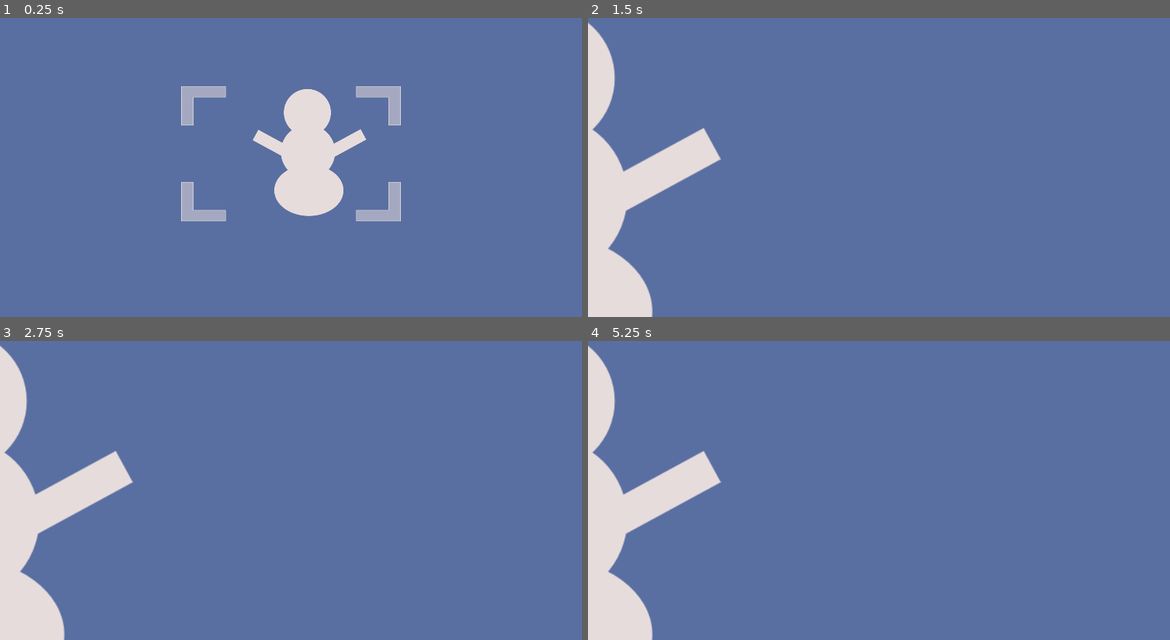
Above: before the commit, frames 1-4 (two rows, left to right).
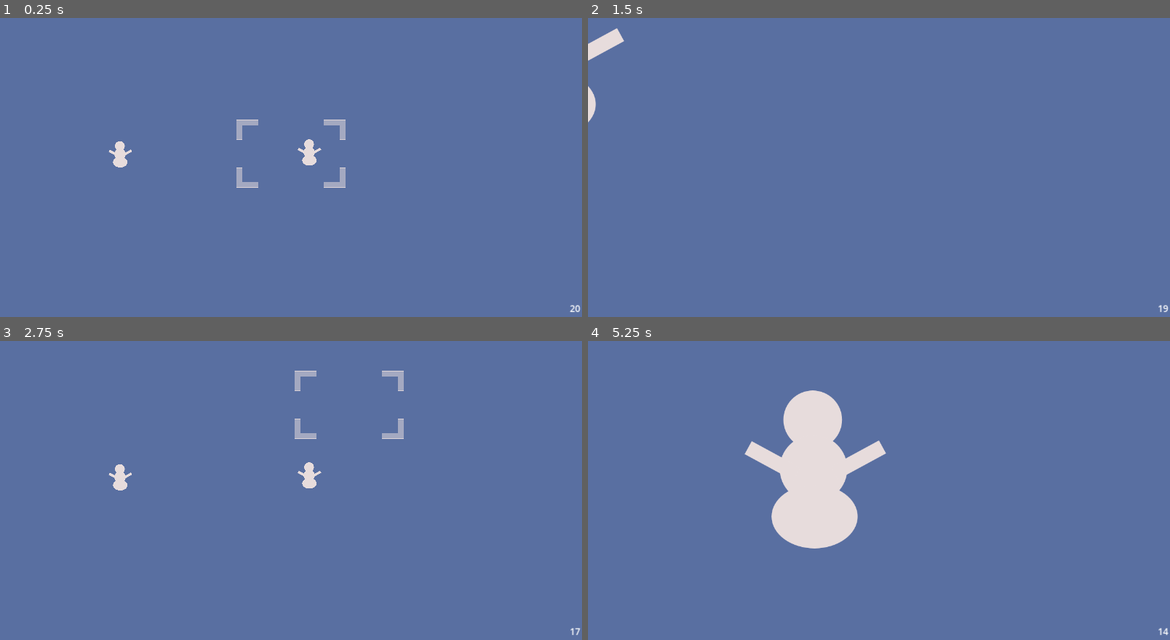
Above: after the commit, the same moments.

Repository: mathew-tran/cameragame
Game: Godot game, scene res://Main.tscn
Two runs of this game, one before a commit and one after it. Both use one fixed random seed, a clock stepped at 60 frames per second and the inputs below.
Inputs (mouse positions are in pixels of both pictures, inside the frame that each line leads up to):
- Up to frame 1 (0.25 s): no input
- Up to frame 2 (1.5 s): tap Enter at 0.5 s; move the mouse to (1007, 137) at 0.52 s; click (1007, 137) at 0.6 s; move the mouse to (762, 170) at 1.27 s; click (762, 170) at 1.35 s
- Up to frame 3 (2.75 s): move the mouse to (349, 403) at 2.02 s; click (349, 403) at 2.1 s
- Up to frame 4 (5.25 s): move the mouse to (849, 541) at 2.77 s; click (849, 541) at 2.85 s; move the mouse to (1053, 526) at 3.52 s; click (1053, 526) at 3.6 s; move the mouse to (704, 427) at 4.27 s; click (704, 427) at 4.35 s; move the mouse to (908, 475) at 5.02 s; click (908, 475) at 5.1 s

The runs differ from the first frame. In frame 1, 6.4% of the frame differs, in the area x 18-100%, y 22-99%; in frame 2, 7.4%; in frame 3, 8.0%; in frame 4, 14%, in the area x 0-100%, y 1-100%.

Commit message:
working on processing image for later

Diff:
--- a/Art/Clouds/SnowmanCloud.svg
+++ b/Art/Clouds/SnowmanCloud.svg
@@ -2,9 +2,9 @@
 <!-- Created with Inkscape (http://www.inkscape.org/) -->
 
 <svg
-   width="375.44421"
-   height="419.95972"
-   viewBox="0 0 99.33628 111.11434"
+   width="311.30029"
+   height="348.21033"
+   viewBox="0 0 82.364868 92.130649"
    version="1.1"
    id="svg1"
    inkscape:version="1.3.2 (091e20e, 2023-11-25, custom)"
@@ -26,9 +26,9 @@
      inkscape:pagecheckerboard="0"
      inkscape:deskcolor="#d1d1d1"
      inkscape:document-units="mm"
-     inkscape:zoom="1.0141844"
-     inkscape:cx="1150.6784"
-     inkscape:cy="197.69581"
+     inkscape:zoom="0.35856832"
+     inkscape:cx="1129.4919"
+     inkscape:cy="-729.28919"
      inkscape:window-width="1920"
      inkscape:window-height="1001"
      inkscape:window-x="-7"
@@ -41,41 +41,44 @@
      inkscape:label="Layer 1"
      inkscape:groupmode="layer"
      id="layer1"
-     transform="translate(-252.6951,-11.750607)">
+     transform="translate(-301.39573,-20.605267)">
     <circle
-       style="fill:#e7dcdc;fill-opacity:1;stroke:#e7dcdc;stroke-width:0.499999"
+       style="fill:#e7dcdc;fill-opacity:1;stroke:#e7dcdc;stroke-width:0.414575"
        id="path3"
-       cx="300.53705"
-       cy="32.349472"
-       r="20.348866" />
+       cx="341.06396"
+       cy="37.684853"
+       r="16.872297"
+       inkscape:export-filename="Clouds\SnowmanCloud.svg"
+       inkscape:export-xdpi="96"
+       inkscape:export-ydpi="96" />
     <circle
-       style="fill:#e7dcdc;fill-opacity:1;stroke:#e7dcdc;stroke-width:0.499999"
+       style="fill:#e7dcdc;fill-opacity:1;stroke:#e7dcdc;stroke-width:0.414575"
        id="path4"
-       cx="301.05884"
-       cy="66.786018"
-       r="23.47946" />
+       cx="341.49661"
+       cy="66.237968"
+       r="19.468035" />
     <ellipse
-       style="fill:#e7dcdc;fill-opacity:1;stroke:#e7dcdc;stroke-width:0.499999"
+       style="fill:#e7dcdc;fill-opacity:1;stroke:#e7dcdc;stroke-width:0.414575"
        id="path5"
-       cx="301.84146"
-       cy="100.4399"
-       rx="30.00153"
-       ry="22.175043" />
+       cx="342.14551"
+       cy="94.142151"
+       rx="24.875822"
+       ry="18.386477" />
     <rect
-       style="fill:#e7dcdc;fill-opacity:1;stroke:#e7dcdc;stroke-width:0.499999"
+       style="fill:#e7dcdc;fill-opacity:1;stroke:#e7dcdc;stroke-width:0.414575"
        id="rect5"
-       width="38.610664"
-       height="9.9135494"
-       x="243.62596"
-       y="207.24216"
+       width="32.014099"
+       height="8.2198372"
+       x="277.52127"
+       y="225.27336"
        transform="rotate(-28.541096)" />
     <rect
-       style="fill:#e7dcdc;fill-opacity:1;stroke:#e7dcdc;stroke-width:0.499999"
+       style="fill:#e7dcdc;fill-opacity:1;stroke:#e7dcdc;stroke-width:0.414575"
        id="rect6"
-       width="38.610664"
-       height="9.9135494"
-       x="249.24956"
-       y="71.317596"
+       width="32.014099"
+       height="8.2198372"
+       x="292.56378"
+       y="93.486893"
        transform="matrix(0.87847464,0.47778898,0.47778898,-0.87847464,0,0)" />
   </g>
 </svg>
--- a/Main.tscn
+++ b/Main.tscn
@@ -1,8 +1,13 @@
-[gd_scene load_steps=4 format=3 uid="uid://ctchhl40q778"]
+[gd_scene load_steps=7 format=3 uid="uid://ctchhl40q778"]
 
 [ext_resource type="Texture2D" uid="uid://cwhanm22q0hqm" path="res://Art/Backgrounds/ClearSky.svg" id="1_ybgpv"]
 [ext_resource type="PackedScene" uid="uid://bw7fwgd3ai1gw" path="res://Prefabs/PlayerCamera.tscn" id="2_8c0dv"]
 [ext_resource type="Texture2D" uid="uid://ba4p7pmvx1e4u" path="res://Art/Clouds/SnowmanCloud.svg" id="3_7gasy"]
+[ext_resource type="PackedScene" uid="uid://c2yd30ih043b5" path="res://Prefabs/InGameUI.tscn" id="4_xfacy"]
+[ext_resource type="Script" path="res://Scripts/GameManager.gd" id="5_e50ht"]
+
+[sub_resource type="RectangleShape2D" id="RectangleShape2D_u85nh"]
+size = Vector2(500, 300)
 
 [node name="Node2D" type="Node2D"]
 
@@ -12,6 +17,34 @@
 
 [node name="PlayerCamera" parent="." instance=ExtResource("2_8c0dv")]
 
-[node name="Sprite2D2" type="Sprite2D" parent="."]
+[node name="Cloud" type="Area2D" parent="."]
 position = Vector2(1021, 536)
+scale = Vector2(0.5, 0.5)
+collision_layer = 3
+
+[node name="Sprite2D2" type="Sprite2D" parent="Cloud"]
+scale = Vector2(0.5, 0.5)
 texture = ExtResource("3_7gasy")
+
+[node name="CollisionShape2D" type="CollisionShape2D" parent="Cloud"]
+position = Vector2(-2, -14)
+shape = SubResource("RectangleShape2D_u85nh")
+
+[node name="Cloud2" type="Area2D" parent="."]
+position = Vector2(1021, 536)
+scale = Vector2(0.5, 0.5)
+collision_layer = 3
+
+[node name="Sprite2D2" type="Sprite2D" parent="Cloud2"]
+position = Vector2(-1248, 12)
+scale = Vector2(0.5, 0.5)
+texture = ExtResource("3_7gasy")
+
+[node name="CollisionShape2D" type="CollisionShape2D" parent="Cloud2"]
+position = Vector2(-1284, 18)
+shape = SubResource("RectangleShape2D_u85nh")
+
+[node name="CanvasLayer" parent="." instance=ExtResource("4_xfacy")]
+
+[node name="GameManager" type="Node" parent="."]
+script = ExtResource("5_e50ht")
--- /dev/null
+++ b/Prefabs/InGameUI.tscn
@@ -0,0 +1,39 @@
+[gd_scene load_steps=2 format=3 uid="uid://c2yd30ih043b5"]
+
+[ext_resource type="Script" path="res://Scripts/InGameUI.gd" id="1_khhso"]
+
+[node name="CanvasLayer" type="CanvasLayer"]
+script = ExtResource("1_khhso")
+
+[node name="Photo" type="TextureRect" parent="."]
+custom_minimum_size = Vector2(720, 405)
+anchors_preset = 8
+anchor_left = 0.5
+anchor_top = 0.5
+anchor_right = 0.5
+anchor_bottom = 0.5
+offset_left = -360.0
+offset_top = -202.5
+offset_right = 360.0
+offset_bottom = 202.5
+grow_horizontal = 2
+grow_vertical = 2
+pivot_offset = Vector2(960, 540)
+size_flags_horizontal = 4
+stretch_mode = 3
+
+[node name="ShotsLeft" type="Label" parent="."]
+anchors_preset = 3
+anchor_left = 1.0
+anchor_top = 1.0
+anchor_right = 1.0
+anchor_bottom = 1.0
+offset_left = -45.0
+offset_top = -29.0
+offset_right = -5.0
+offset_bottom = -6.0
+grow_horizontal = 0
+grow_vertical = 0
+theme_override_font_sizes/font_size = 30
+text = "20"
+horizontal_alignment = 2
--- a/Prefabs/PlayerCamera.tscn
+++ b/Prefabs/PlayerCamera.tscn
@@ -1,12 +1,15 @@
-[gd_scene load_steps=3 format=3 uid="uid://bw7fwgd3ai1gw"]
+[gd_scene load_steps=4 format=3 uid="uid://bw7fwgd3ai1gw"]
 
 [ext_resource type="Texture2D" uid="uid://co7tiom7cj04q" path="res://Art/CameraLens.svg" id="1_6is3v"]
 [ext_resource type="Script" path="res://Scripts/PlayerCamera.gd" id="1_71rml"]
+
+[sub_resource type="CircleShape2D" id="CircleShape2D_ha0aq"]
 
 [node name="PlayerCamera" type="Node2D"]
 script = ExtResource("1_71rml")
 
 [node name="Sprite2D" type="Sprite2D" parent="."]
+scale = Vector2(0.5, 0.5)
 texture = ExtResource("1_6is3v")
 
 [node name="LeftBounds" type="Marker2D" parent="."]
@@ -23,4 +26,10 @@
 
 [node name="Camera2D" type="Camera2D" parent="."]
 enabled = false
-zoom = Vector2(3, 3)
+zoom = Vector2(6, 6)
+
+[node name="Area2D" type="Area2D" parent="."]
+collision_mask = 2
+
+[node name="CollisionShape2D" type="CollisionShape2D" parent="Area2D"]
+shape = SubResource("CircleShape2D_ha0aq")
--- /dev/null
+++ b/Scripts/AutoLoads/EventManager.gd
@@ -0,0 +1,5 @@
+extends Node
+
+signal CreatedPicture(image)
+signal PictureDataSent(data)
+signal ShotsLeftUpdate(amount)
--- /dev/null
+++ b/Scripts/GameManager.gd
@@ -0,0 +1,14 @@
+extends Node
+
+var PicturesToTake = 20
+
+func _ready():
+	EventManager.CreatedPicture.connect(OnCreatedPicture)
+	EventManager.ShotsLeftUpdate.emit(PicturesToTake)
+
+
+func OnCreatedPicture(_image):
+	PicturesToTake -= 1
+	if PicturesToTake < 0:
+		PicturesToTake = 0
+	EventManager.ShotsLeftUpdate.emit(PicturesToTake)
--- /dev/null
+++ b/Scripts/InGameUI.gd
@@ -0,0 +1,18 @@
+extends CanvasLayer
+
+func _ready():
+	EventManager.CreatedPicture.connect(OnCreatePicture)
+	EventManager.ShotsLeftUpdate.connect(OnShotsLeftUpdate)
+
+func OnCreatePicture(image):
+	$Photo.texture = ImageTexture.create_from_image(image)
+	$Photo.position.y = 337.5
+	$Photo.scale = Vector2.ONE
+
+	var tween = get_tree().create_tween()
+	tween.tween_property($Photo, "position", Vector2($Photo.position.x, 1500), .1)
+	tween.set_trans(Tween.TRANS_ELASTIC)
+	tween.tween_property($Photo, "scale", Vector2(.2,.2), .1)
+
+func OnShotsLeftUpdate(amount):
+	$ShotsLeft.text = str(amount)
--- a/Scripts/PlayerCamera.gd
+++ b/Scripts/PlayerCamera.gd
@@ -20,7 +20,28 @@
 
 	await RenderingServer.frame_post_draw
 	var capture = $Camera2D.get_viewport().get_texture().get_image()
-
+	var image = capture.duplicate()
 	var _time = Time.get_datetime_string_from_system().replace(":", "-")
 	var filename = "user://Screenshot-{0}.png".format({"0":_time})
 	capture.save_png(filename)
+	await get_tree().create_timer(.4).timeout
+	EventManager.CreatedPicture.emit(image)
+	var pictureData = {}
+	var areasHit = $Area2D.get_overlapping_areas()
+	pictureData["imageFile"] = filename
+	var accuracy = 0
+	if len(areasHit) > 0:
+		areasHit[0]
+		pictureData["Cloud"] = areasHit[0]
+		var distance = $Camera2D.global_position.distance_to(areasHit[0].global_position)
+		var maxDistance = 300
+		if distance > maxDistance:
+			distance = maxDistance
+		accuracy = lerp(100, 0, distance / maxDistance)
+
+	else:
+		pictureData["Cloud"] = null
+
+	pictureData["Accuracy"] = accuracy
+	EventManager.PictureDataSent.emit(pictureData)
+	$Camera2D.enabled = false
--- a/project.godot
+++ b/project.godot
@@ -15,6 +15,10 @@
 config/features=PackedStringArray("4.2", "Forward Plus")
 config/icon="res://icon.svg"
 
+[autoload]
+
+EventManager="*res://Scripts/AutoLoads/EventManager.gd"
+
 [display]
 
 window/size/viewport_width=1920
@@ -28,3 +32,8 @@
 "events": [Object(InputEventMouseButton,"resource_local_to_scene":false,"resource_name":"","device":-1,"window_id":0,"a …(253 unchanged characters)…
 ]
 }
+
+[layer_names]
+
+2d_physics/layer_1="Default"
+2d_physics/layer_2="Cloud"
Binary file added: Art/Clouds/SnowmanCloud.png
Not shown, changed: Art/Clouds/SnowmanCloud.png.import
